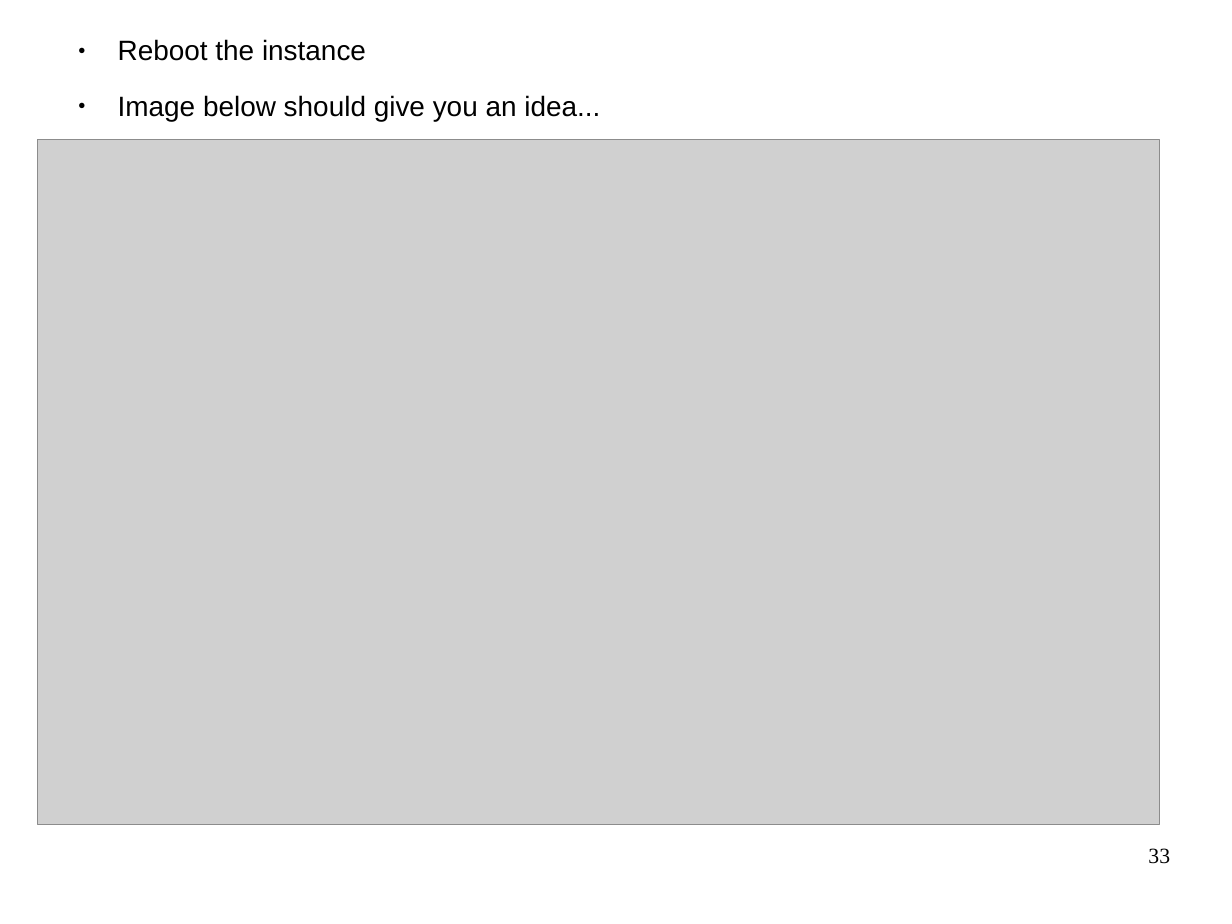
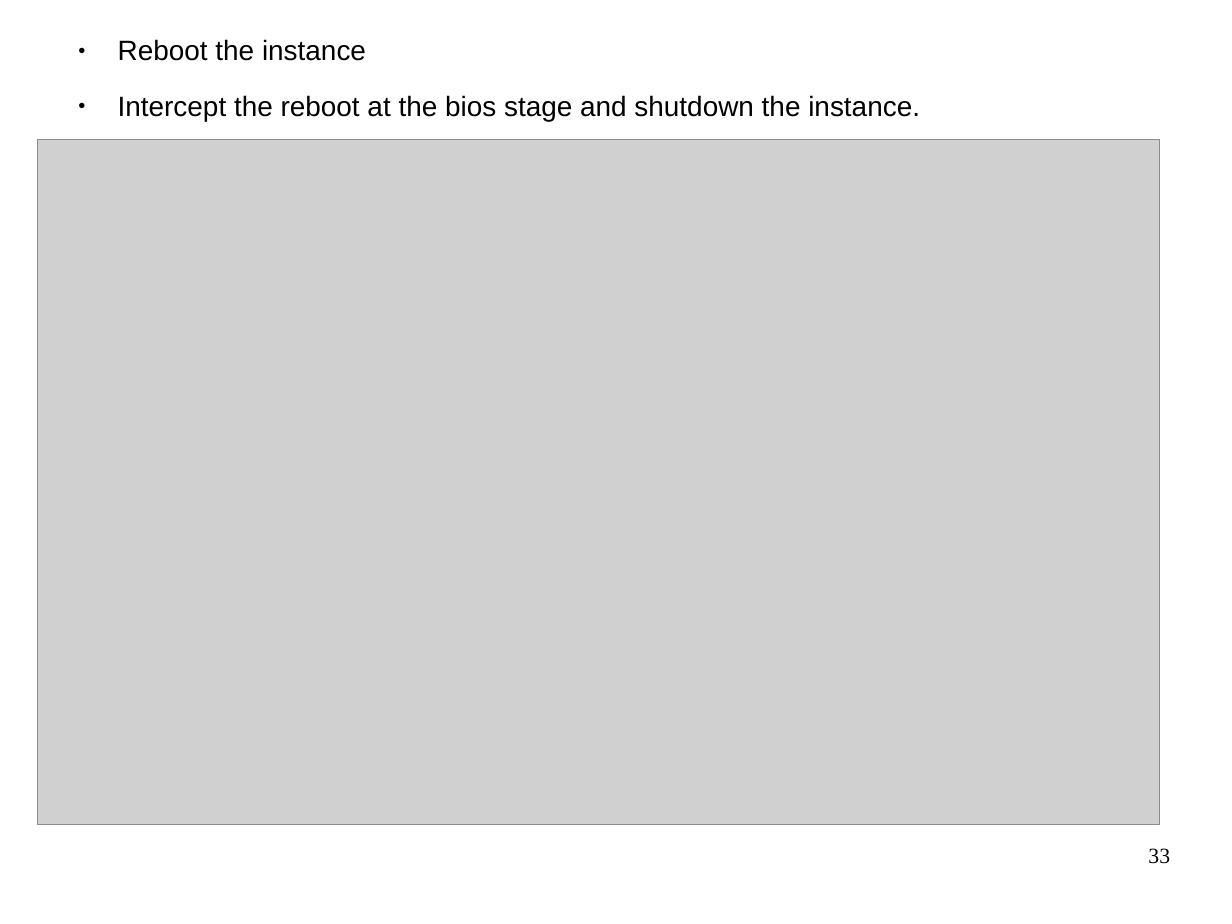
Before and after one commit to afnog/sse, a slide deck: slide 33 of virtualisation/docs/sse-virtualization-overview-2014.odp. Drawn at 1232x924 pixels with LibreOffice and Linux fonts; fonts in the diff are those of the drawing; grey boxes stand for pictures. Boxes give left, top, right and bottom in pixels: in the first picture for what was removed or moved away, otherwise in the second. Text is boxed around its words. In the diff, an @@ line names an element or a change of style, - is before the commit and + after.

```diff
--- a/virtualisation/docs/sse-virtualization-overview-2014.odp
+++ b/virtualisation/docs/sse-virtualization-overview-2014.odp
@@ text at [118, 95, 920, 121]: text changed @@
-● Image below should give you an idea...
+● Intercept the reboot at the bios stage and shutdown the instance.
```
Also in this commit, not shown: 14 other slides changed, 1 other file.
